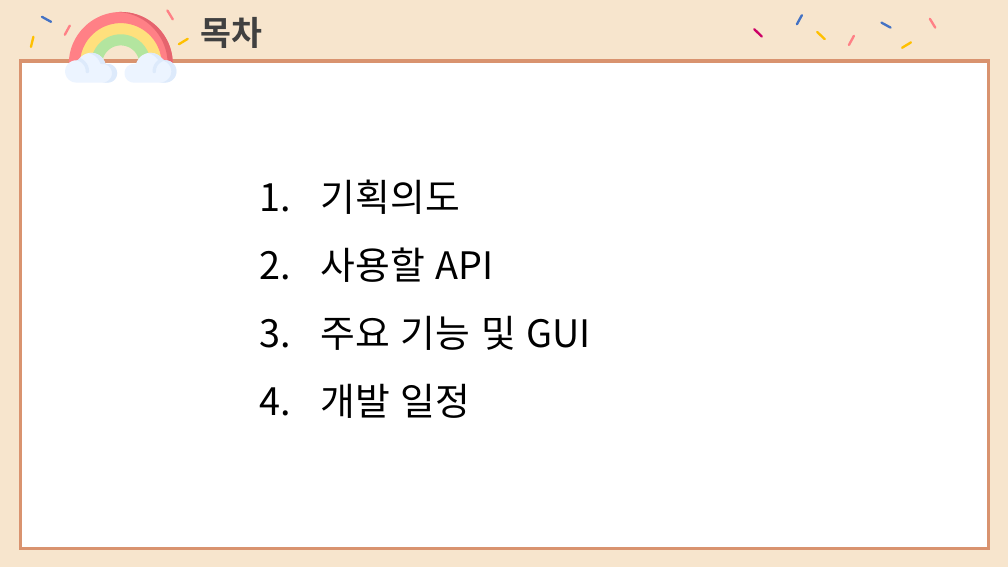
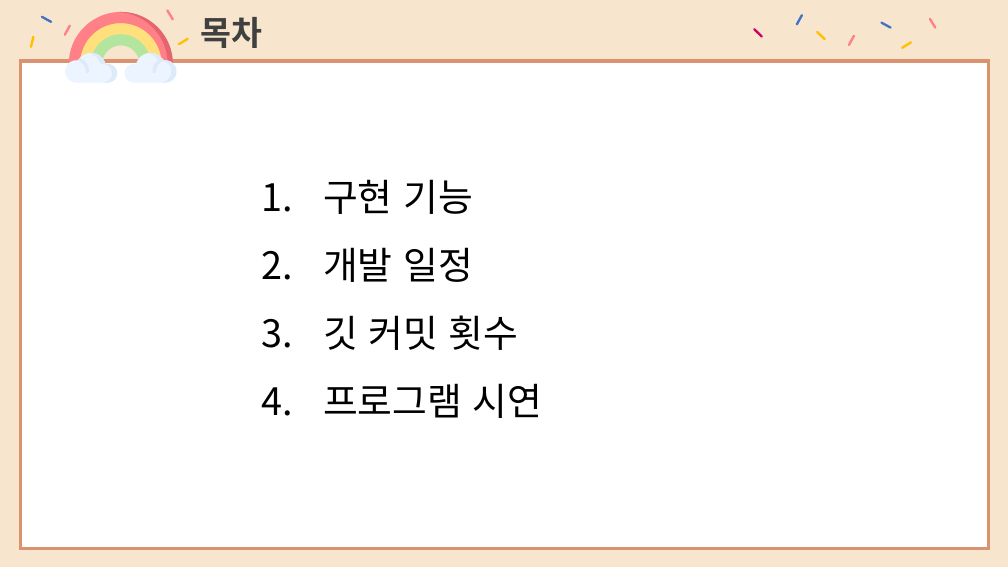
Before and after one commit to Nohdajeong/Pet_Information, a slide deck: slide 2 of 2021182010 노다정, 2021182019 양경원 - 스크립트언어 팀프로젝트 기획ppt.pptx. Drawn at 1008x567 pixels with LibreOffice and Linux fonts; fonts in the diff are those of the drawing. Boxes give left, top, right and bottom in pixels: in the first picture for what was removed or moved away, otherwise in the second. Text is boxed around its words. In the diff, an @@ line names an element or a change of style, - is before the commit and + after.

```diff
--- a/2021182010 노다정, 2021182019 양경원 - 스크립트언어 팀프로젝트 기획ppt.pptx
+++ b/2021182010 노다정, 2021182019 양경원 - 스크립트언어 팀프로젝트 기획ppt.pptx
@@ text at [323, 179, 473, 214]: text changed @@
-1. 기획의도
-2. 사용할 API
-3. 주요 기능 및 GUI
+1. 구현 기능
@@ text at [323, 315, 543, 418]: paragraphs added @@
+3. 깃 커밋 횟수
+4. 프로그램 시연
```
Also in this commit, not shown: 1 other slide changed, 3 slides added, 4 slides removed, 2 other files.
